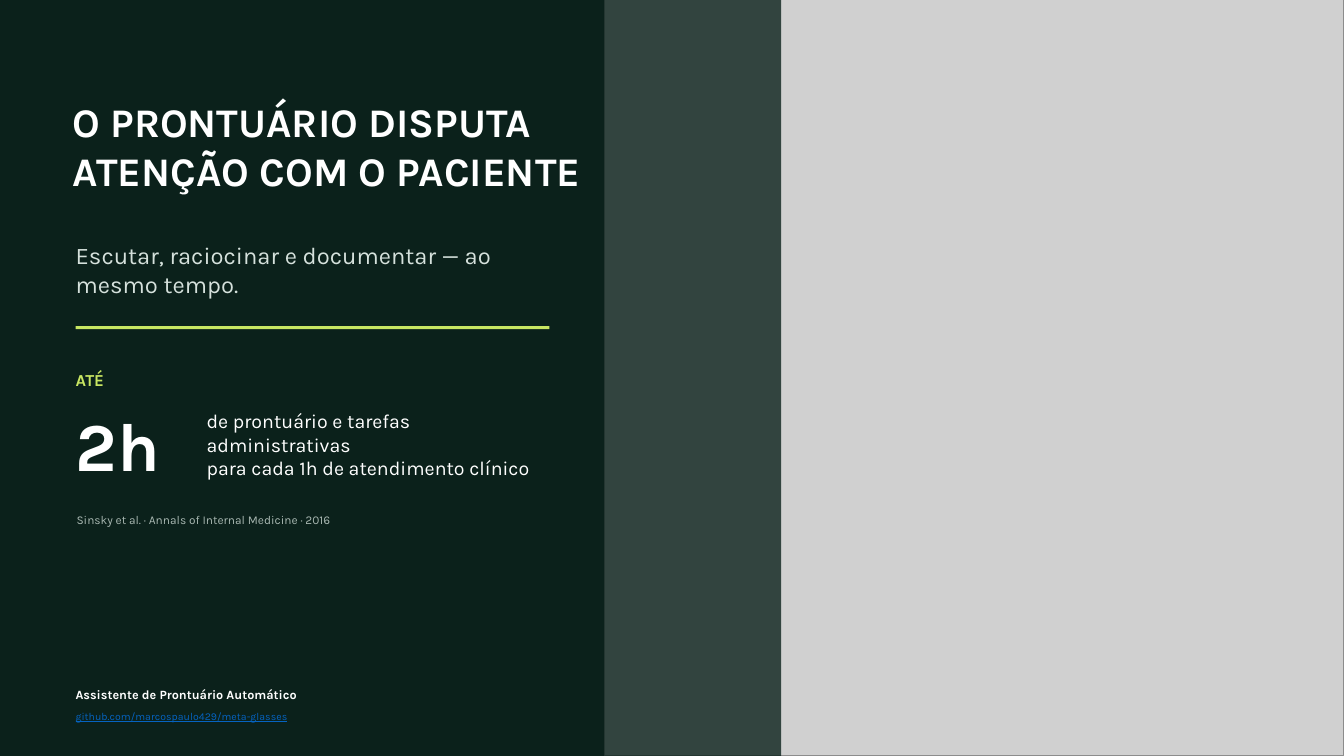
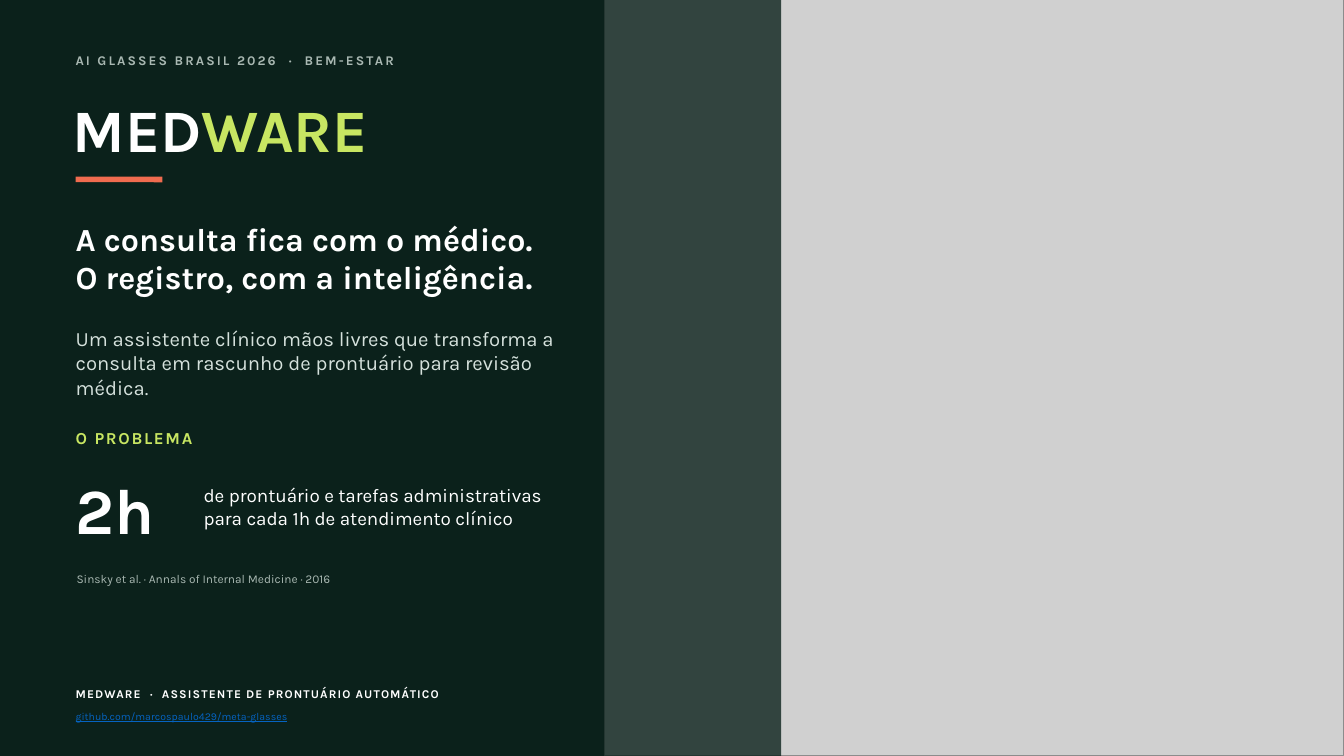
Before and after one commit to marcospaulo429/meta-glasses, a slide deck: slide 1 of docs/entrega/pitch/PITCH_AI_GLASSES_BRASIL.pptx. Drawn at 1344x756 pixels with LibreOffice and Linux fonts; fonts in the diff are those of the drawing; grey boxes stand for pictures. Boxes give left, top, right and bottom in pixels: in the first picture for what was removed or moved away, otherwise in the second. Text is boxed around its words. In the diff, an @@ line names an element or a change of style, - is before the commit and + after.

Commit message:
feat(brand): introduce Medware identity
Create a brand-first pitch cover, apply the Medware name across public documentation and Android UI, and regenerate the PDF, previews, and Canva assets.

```diff
--- a/docs/entrega/pitch/PITCH_AI_GLASSES_BRASIL.pptx
+++ b/docs/entrega/pitch/PITCH_AI_GLASSES_BRASIL.pptx
@@ text added at bbox=[76, 48, 570, 73], 9.5 pt, text #A9B8B2, bold @@
+AI GLASSES BRASIL 2026 · BEM-ESTAR
@@ text removed at bbox=[73, 101, 581, 195] @@
-O PRONTUÁRIO DISPUTA
-ATENÇÃO COM O PACIENTE
@@ text added at bbox=[73, 113, 368, 152], 43 pt, text #C8E662, bold @@
+MEDWARE
@@ line added from (76, 179) to (162, 179), #F06B4F 4 pt @@
@@ text added at bbox=[76, 225, 532, 297], 23 pt, text #FFFFFF, bold @@
+A consulta fica com o médico.
+O registro, com a inteligência.
@@ text removed at bbox=[76, 247, 491, 299] @@
-Escutar, raciocinar e documentar — ao mesmo tempo.
@@ line removed from (76, 328) to (549, 328) @@
@@ text added at bbox=[76, 330, 553, 395], 14.5 pt, text #D5E1DC @@
+Um assistente clínico mãos livres que transforma a consulta em rascunho de prontuário para revisão médica.
@@ text removed at bbox=[76, 371, 104, 386] @@
-ATÉ
@@ text added at bbox=[76, 433, 87, 444], 12 pt, text #C8E662, bold @@
+O PROBLEMA
@@ text "2h": place and size @@
-text "2h" at bbox=[76, 424, 160, 471]
+text "2h" at bbox=[76, 489, 155, 534]
@@ text "2h" at bbox=[76, 489, 155, 534]: size 49 to 46 pt @@
@@ text "de prontuário e tarefas administrativas": place and size @@
-text "de prontuário e tarefas administrativas" at bbox=[207, 413, 529, 480]
+text "de prontuário e tarefas administrativas" at bbox=[204, 487, 541, 530]
@@ text "de prontuário e tarefas administrativas" at bbox=[204, 487, 541, 530]: size 14 to 13.5 pt @@
@@ text "Sinsky et al. · Annals ...": place and size @@
-text "Sinsky et al. · Annals ..." at bbox=[77, 516, 330, 527]
+text "Sinsky et al. · Annals ..." at bbox=[77, 575, 330, 586]
@@ text at bbox=[76, 687, 439, 698]: text changed; size 9 to 8.5 pt @@
-Assistente de Prontuário Automático
+MEDWARE · ASSISTENTE DE PRONTUÁRIO AUTOMÁTICO
```
Also in this commit, not shown: 4 other slides changed, 23 other files.
